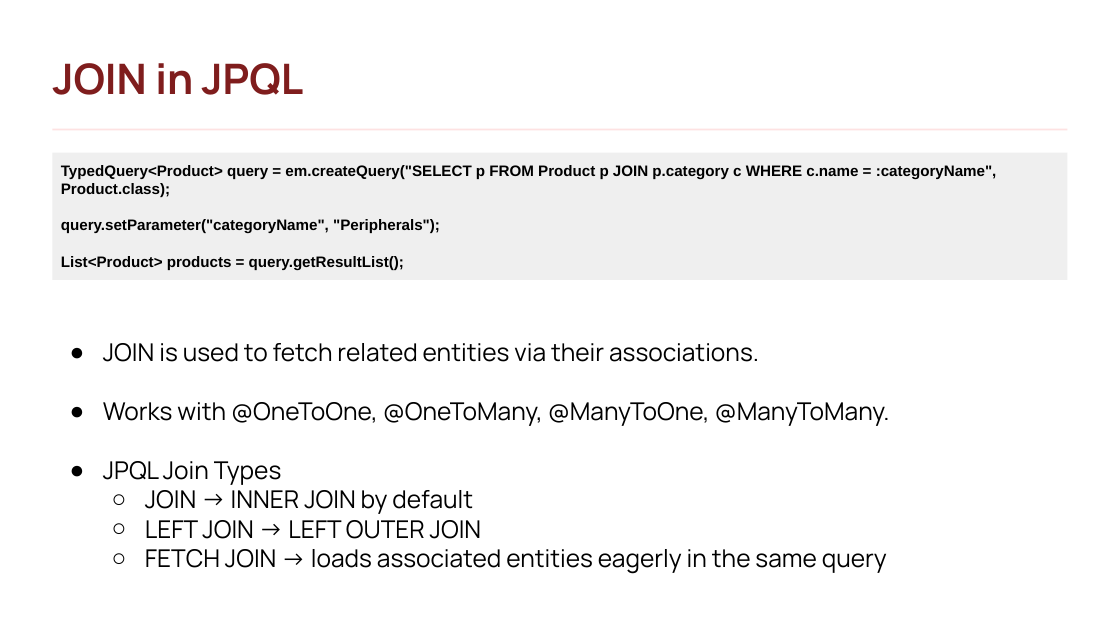
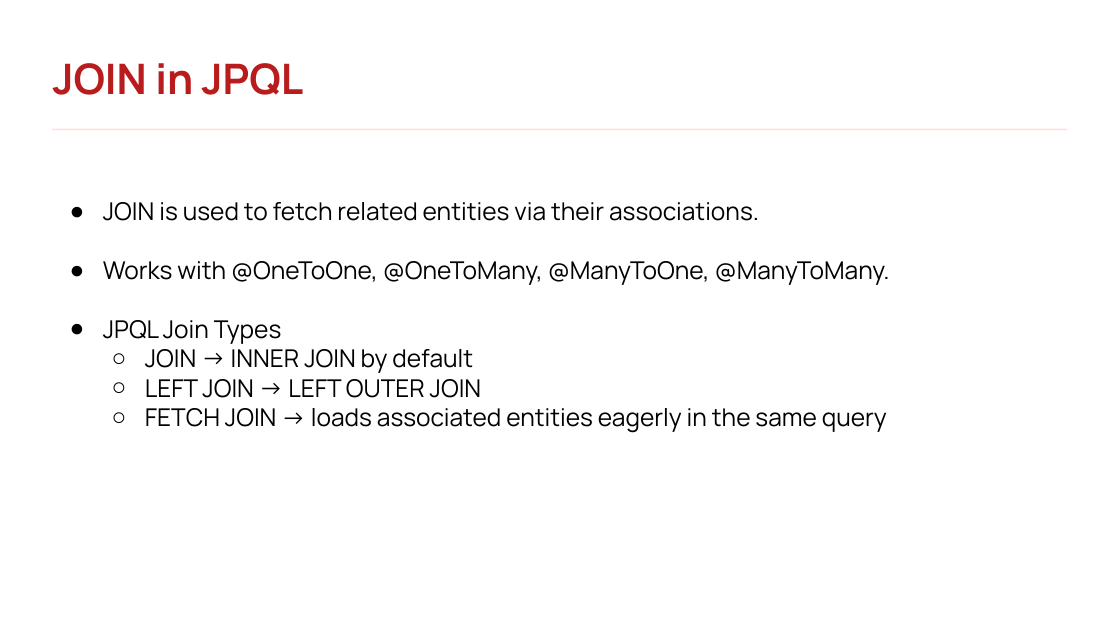
Before and after one commit to rlimosenero/rey-limosenero_java101, a slide deck: slide 126 of Java Persistence & Hibernate.pptx. Drawn at 1120x630 pixels with LibreOffice and Linux fonts; fonts in the diff are those of the drawing; background and template pictures are left out. Boxes give left, top, right and bottom in pixels: in the first picture for what was removed or moved away, otherwise in the second. Text is boxed around its words. In the diff, an @@ line names an element or a change of style, - is before the commit and + after.

```diff
--- a/Java Persistence & Hibernate.pptx
+++ b/Java Persistence & Hibernate.pptx
@@ text "JOIN in JPQL" at box(53, 63, 304, 95): text colour #7F1D1D to #B91C1C @@
@@ rectangle removed at box(52, 153, 1067, 281) @@
-TypedQuery<Product> query = em.createQuery("SELECT p FROM Product p JOIN p.category c WHERE c.name = :categoryName", Product.class);
-query.setParameter("categoryName", "Peripherals");
-List<Product> products = query.getResultList();
@@ text "JOIN is used to fetch ...": place and size @@
-text "JOIN is used to fetch ..." at box(103, 343, 890, 574)
+text "JOIN is used to fetch ..." at box(103, 202, 890, 432)
```
Also in this commit, not shown: 23 other slides changed, 27 slides added, 4 slides removed.
